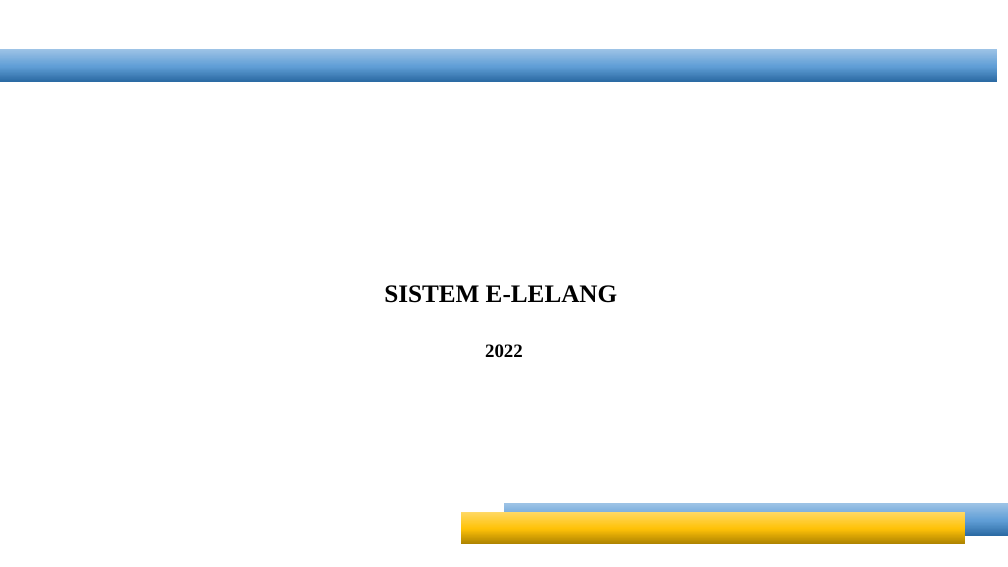
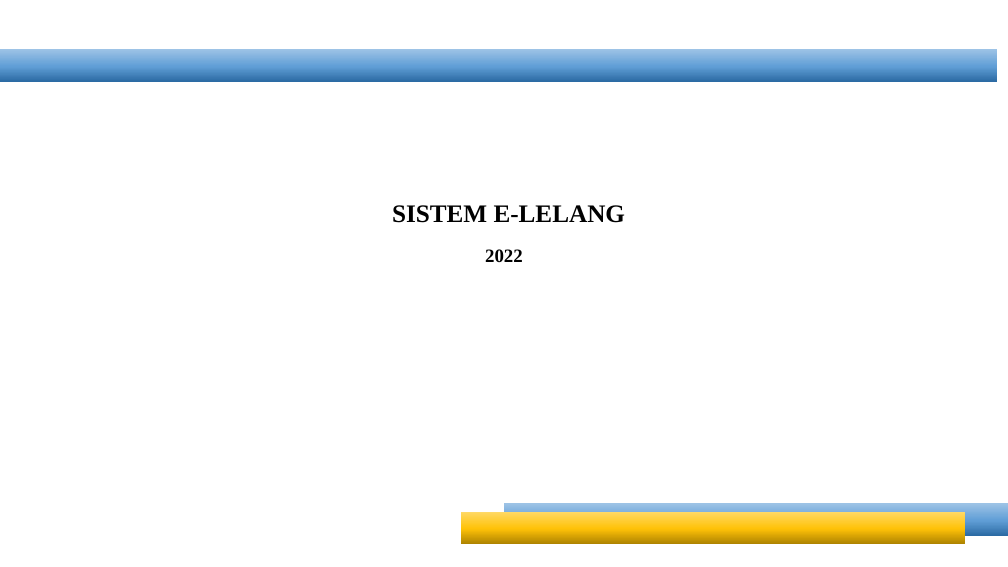
Before and after one commit to nopri888-anto/tender-app, a slide deck: slide 1 of Modul.pptx. Drawn at 1008x567 pixels with LibreOffice and Linux fonts; fonts in the diff are those of the drawing. Boxes give left, top, right and bottom in pixels: in the first picture for what was removed or moved away, otherwise in the second. Text is boxed around its words. In the diff, an @@ line names an element or a change of style, - is before the commit and + after.

```diff
--- a/Modul.pptx
+++ b/Modul.pptx
@@ text "SISTEM E-LELANG": place and size @@
-text "SISTEM E-LELANG" at (384, 285, 618, 303)
+text "SISTEM E-LELANG" at (392, 205, 626, 223)
@@ text "2022": place and size @@
-text "2022" at (485, 344, 523, 357)
+text "2022" at (485, 249, 523, 262)
```
Also in this commit, not shown: 2 other slides changed, 2 slides added, 7 slides removed, 10 other files.
